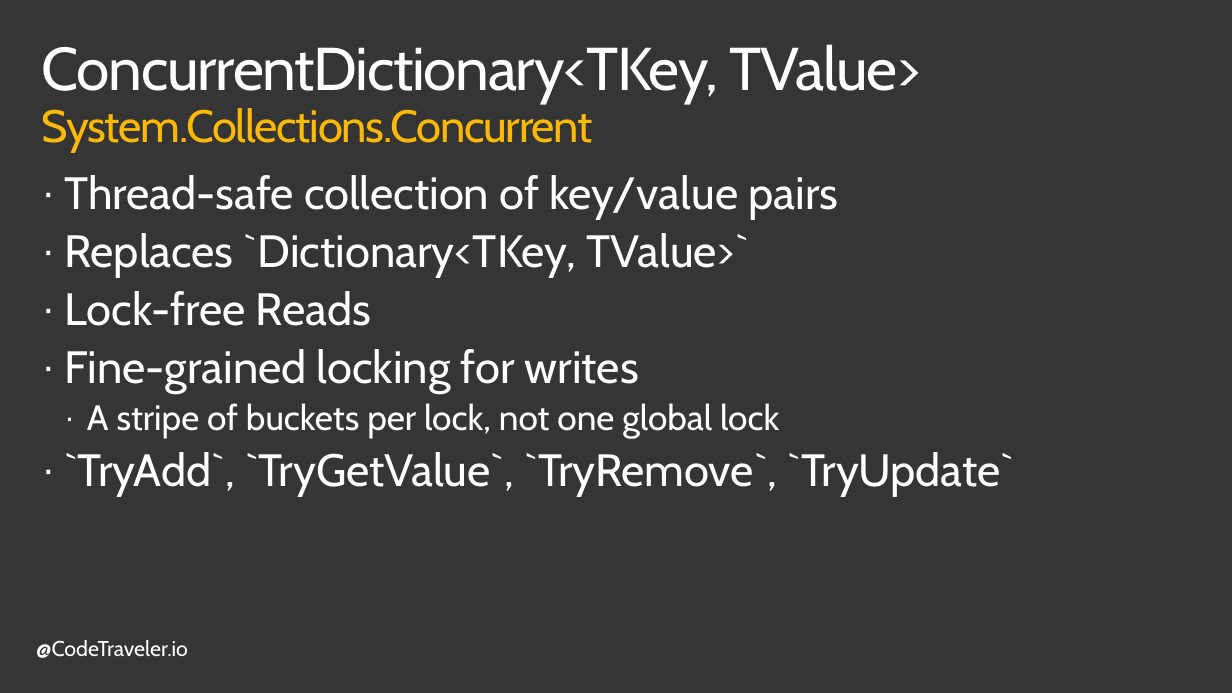
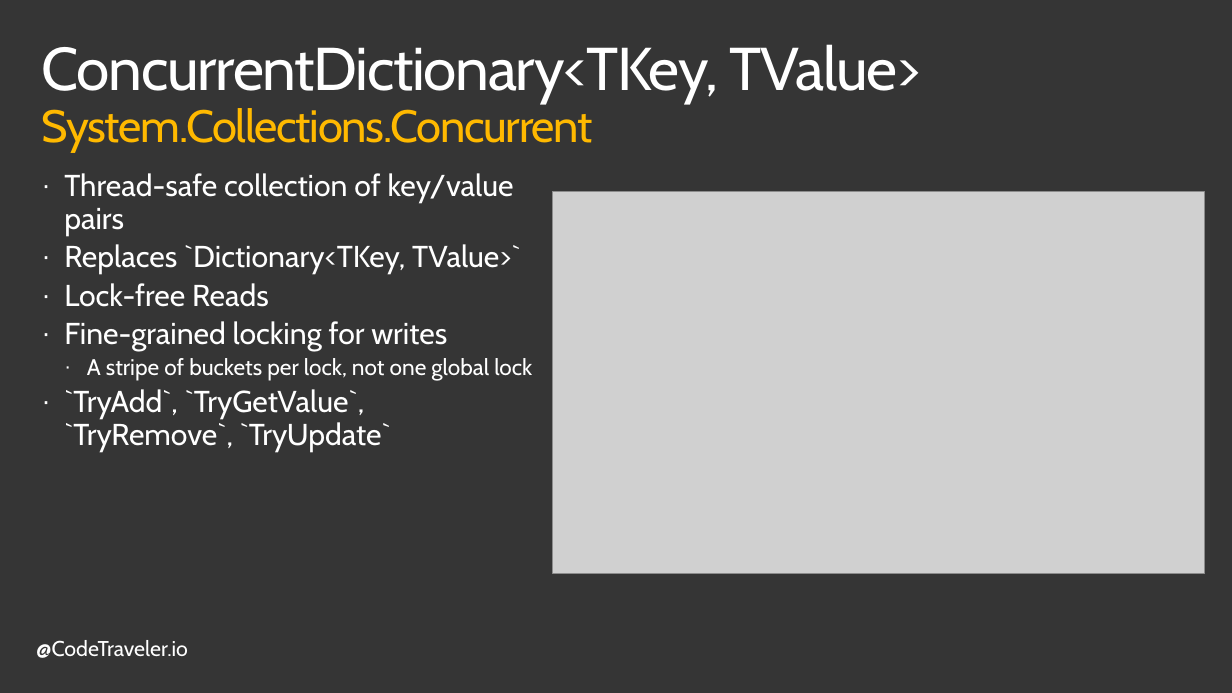
Before and after one commit to TheCodeTraveler/BecomeAnExpertWithAsyncAwait, a slide deck: slide 5 of 8. Concurrent Collections/ConcurrentCollections.pptx (slide 6 before the commit). Drawn at 1232x693 pixels with LibreOffice and Linux fonts; fonts in the diff are those of the drawing; grey boxes stand for pictures; background and template pictures are left out. Boxes give left, top, right and bottom in pixels: in the first picture for what was removed or moved away, otherwise in the second. Text is boxed around its words. In the diff, an @@ line names an element or a change of style, - is before the commit and + after.

```diff
--- a/8. Concurrent Collections/ConcurrentCollections.pptx
+++ b/8. Concurrent Collections/ConcurrentCollections.pptx
@@ text "Thread-safe collection of key/value pairs" at [64,173,532,452]: size 36 to 24 pt in "Thread-safe collection of key/value pairs", "Replaces `Dictionary<TKey, TValue>`", "Lock-free Reads", "Fine-grained locking for writes" and 1 more places; size 28 to 18 pt in "A stripe of buckets per lock, not ..."; less space between paragraphs @@
@@ picture added at [553,192,1205,573] @@
```
Also in this commit, not shown: 8 other slides changed, 1 slide removed, 1 other file.
